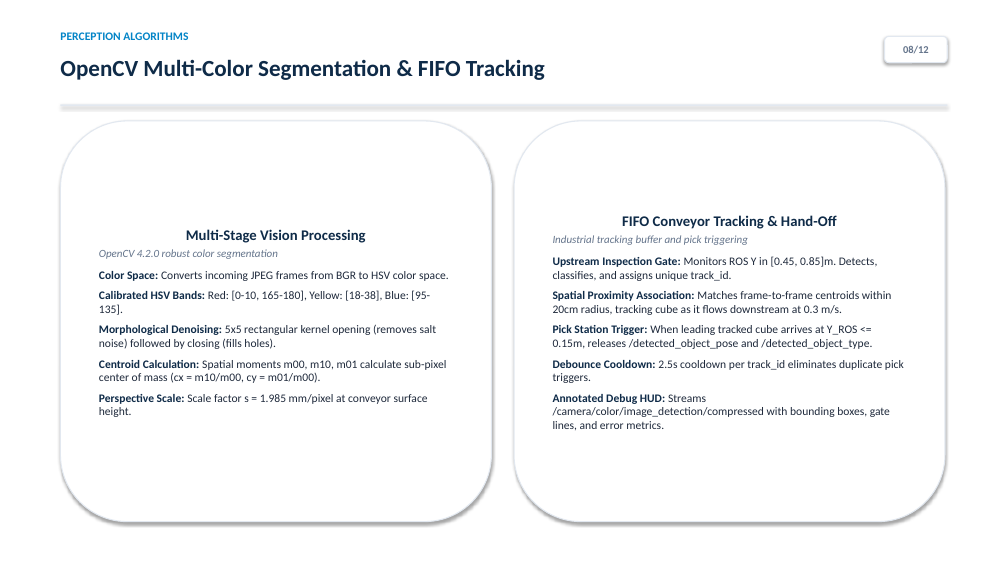
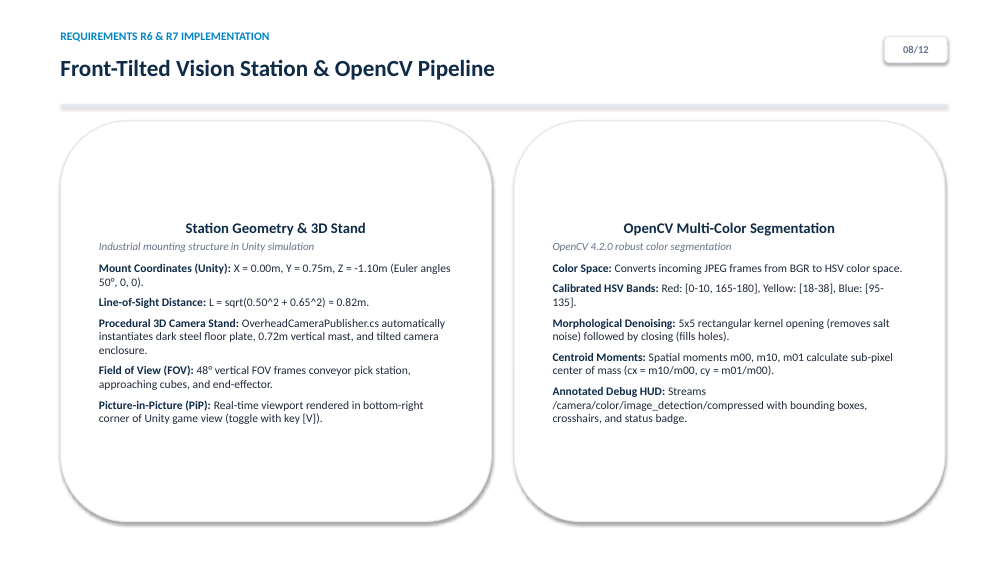
Before and after one commit to lnkduyy/VGU26-Project-UC8, a slide deck: slide 8 of docs/week07/UC8_Week07_Presentation.pptx. Drawn at 1008x567 pixels with LibreOffice and Linux fonts; fonts in the diff are those of the drawing. Boxes give left, top, right and bottom in pixels: in the first picture for what was removed or moved away, otherwise in the second. Text is boxed around its words. In the diff, an @@ line names an element or a change of style, - is before the commit and + after.

Commit message:
docs(week07): finalize PDF/PPTX presentations and benchmark analysis for front-tilted vision and parallel grasping

```diff
--- a/docs/week07/UC8_Week07_Presentation.pptx
+++ b/docs/week07/UC8_Week07_Presentation.pptx
@@ text at (60, 32, 269, 42): text changed @@
-PERCEPTION ALGORITHMS
+REQUIREMENTS R6 & R7 IMPLEMENTATION
@@ text at (60, 59, 495, 80): text changed @@
-OpenCV Multi-Color Segmentation & FIFO Tracking
+Front-Tilted Vision Station & OpenCV Pipeline
@@ text in rounded rectangle at (99, 222, 451, 424): text changed @@
-Multi-Stage Vision Processing
-OpenCV 4.2.0 robust color segmentation
-Color Space: Converts incoming JPEG frames from BGR to HSV color space.
-Calibrated HSV Bands: Red: [0-10, 165-180], Yellow: [18-38], Blue: [95-135].
-Morphological Denoising: 5x5 rectangular kernel opening (removes salt noise) followed by closing (fills holes).
-Centroid Calculation: Spatial moments m00, m10, m01 calculate sub-pixel center of mass (cx = m10/m00, cy = m01/m00).
-Perspective Scale: Scale factor s = 1.985 mm/pixel at conveyor surface height.
+Station Geometry & 3D Stand
+Industrial mounting structure in Unity simulation
+Mount Coordinates (Unity): X = 0.00m, Y = 0.75m, Z = -1.10m (Euler angles 50°, 0, 0).
+Line-of-Sight Distance: L = sqrt(0.50^2 + 0.65^2) ≈ 0.82m.
+Procedural 3D Camera Stand: OverheadCameraPublisher.cs automatically instantiates dark steel floor plate, 0.72m vertical mast, and tilted camera enclosure.
+Field of View (FOV): 48° vertical FOV frames conveyor pick station, approaching cubes, and end-effector.
+Picture-in-Picture (PiP): Real-time viewport rendered in bottom-right corner of Unity game view (toggle with key [V]).
@@ text in rounded rectangle at (553, 222, 903, 424): text changed @@
-FIFO Conveyor Tracking & Hand-Off
-Industrial tracking buffer and pick triggering
-Upstream Inspection Gate: Monitors ROS Y in [0.45, 0.85]m. Detects, classifies, and assigns unique track_id.
-Spatial Proximity Association: Matches frame-to-frame centroids within 20cm radius, tracking cube as it flows downstream at 0.3 m/s.
-Pick Station Trigger: When leading tracked cube arrives at Y_ROS <= 0.15m, releases /detected_object_pose and /detected_object_type.
-Debounce Cooldown: 2.5s cooldown per track_id eliminates duplicate pick triggers.
-Annotated Debug HUD: Streams /camera/color/image_detection/compressed with bounding boxes, gate lines, and error metrics.
+OpenCV Multi-Color Segmentation
+OpenCV 4.2.0 robust color segmentation
+Color Space: Converts incoming JPEG frames from BGR to HSV color space.
+Calibrated HSV Bands: Red: [0-10, 165-180], Yellow: [18-38], Blue: [95-135].
+Morphological Denoising: 5x5 rectangular kernel opening (removes salt noise) followed by closing (fills holes).
+Centroid Moments: Spatial moments m00, m10, m01 calculate sub-pixel center of mass (cx = m10/m00, cy = m01/m00).
+Annotated Debug HUD: Streams /camera/color/image_detection/compressed with bounding boxes, crosshairs, and status badge.
```
Also in this commit, not shown: 9 other slides changed, 1 slide added, 1 slide removed, 10 other files.
